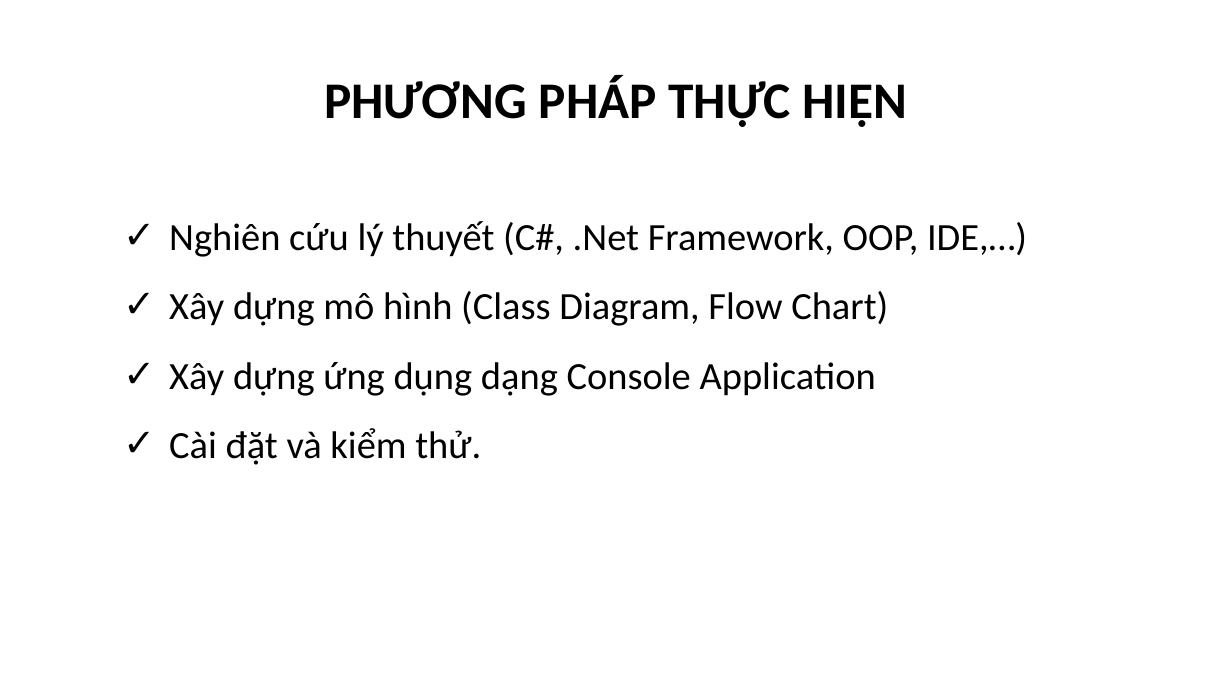
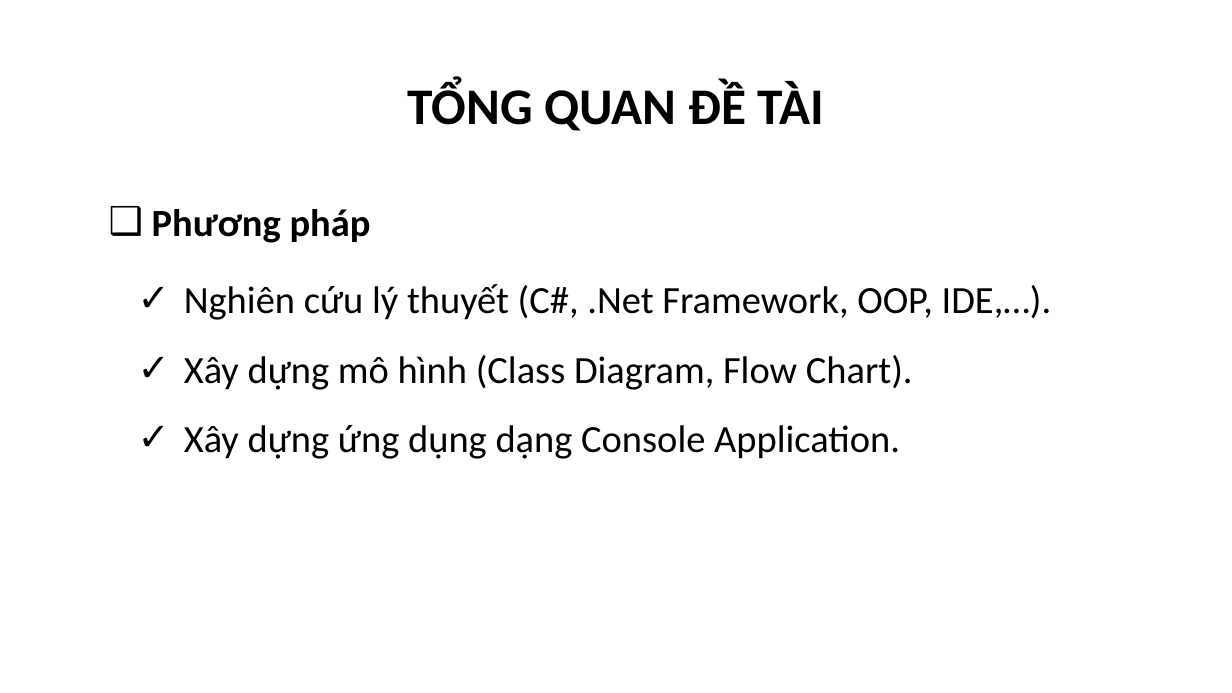
Before and after one commit to phamthevinhtv/csn-da22ttc-phamthevinh-vattunongnghiep, a slide deck: slide 5 of thesis/abs/CSN-PhamTheVinh-110122208-DA22TTC.pptx. Drawn at 1232x693 pixels with LibreOffice and Linux fonts; fonts in the diff are those of the drawing; background and template pictures are left out. Boxes give left, top, right and bottom in pixels: in the first picture for what was removed or moved away, otherwise in the second. Text is boxed around its words. In the diff, an @@ line names an element or a change of style, - is before the commit and + after.

```diff
--- a/thesis/abs/CSN-PhamTheVinh-110122208-DA22TTC.pptx
+++ b/thesis/abs/CSN-PhamTheVinh-110122208-DA22TTC.pptx
@@ title at bbox=[408, 82, 824, 131]: text changed @@
-PHƯƠNG PHÁP THỰC HIỆN
+TỔNG QUAN ĐỀ TÀI
@@ text at bbox=[152, 209, 1052, 459]: text changed @@
-✓ Nghiên cứu lý thuyết (C#, .Net Framework, OOP, IDE,…)
-✓ Xây dựng mô hình (Class Diagram, Flow Chart)
-✓ Xây dựng ứng dụng dạng Console Application
-✓ Cài đặt và kiểm thử.
+❑ Phương pháp
+✓ Nghiên cứu lý thuyết (C#, .Net Framework, OOP, IDE,…).
+✓ Xây dựng mô hình (Class Diagram, Flow Chart).
+✓ Xây dựng ứng dụng dạng Console Application.
```
Also in this commit, not shown: 8 other slides changed, 2 slides added, 6 other files.
